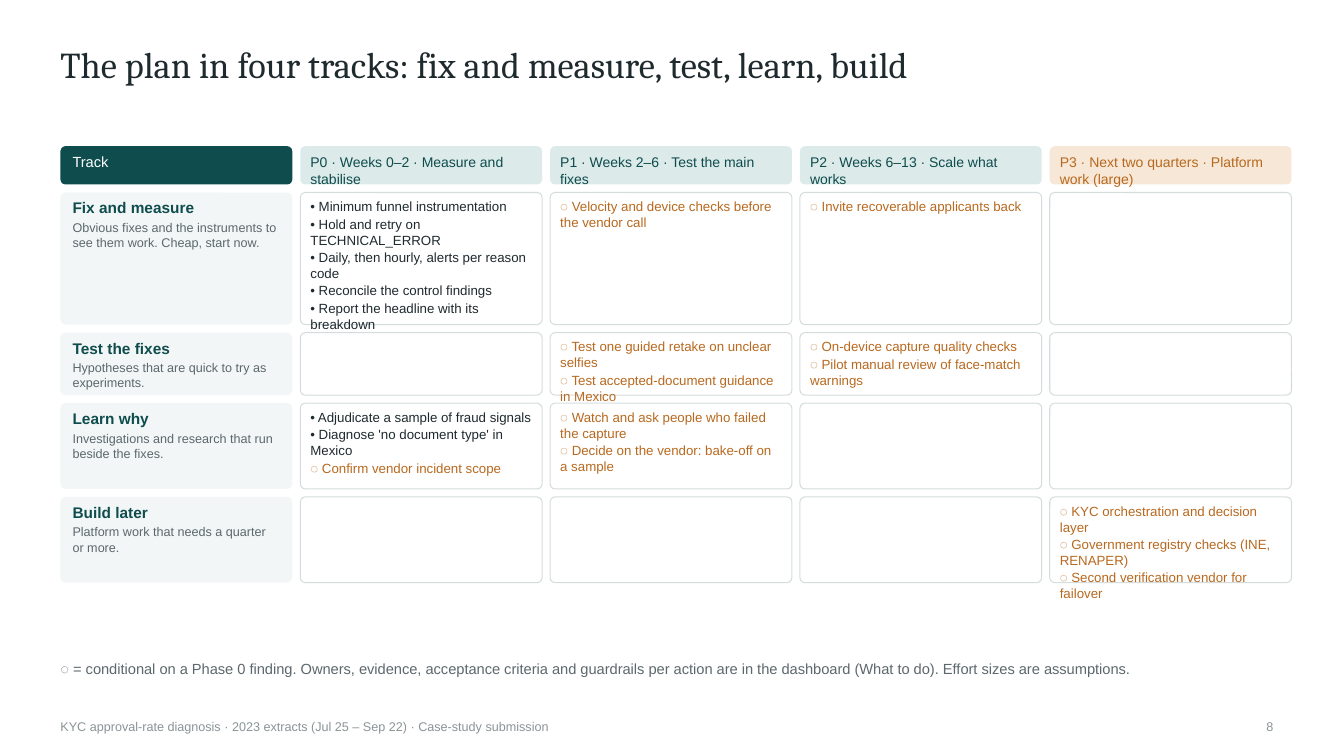
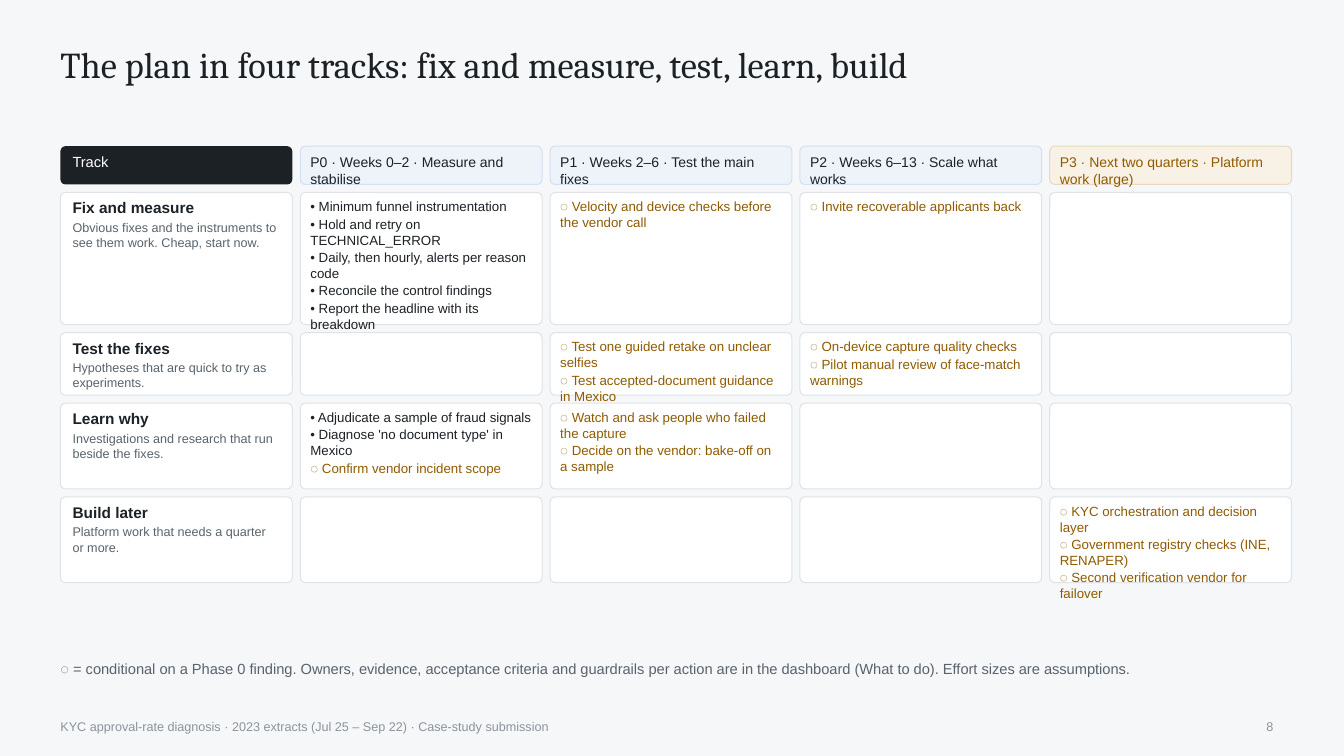
Before and after one commit to prosolkin/arq-kyc, a slide deck: slide 8 of analysis/export/kyc-approval-deck.pptx. Drawn at 1344x756 pixels with LibreOffice and Linux fonts; fonts in the diff are those of the drawing. Boxes give left, top, right and bottom in pixels: in the first picture for what was removed or moved away, otherwise in the second. Text is boxed around its words. In the diff, an @@ line names an element or a change of style, - is before the commit and + after.

```diff
--- a/analysis/export/kyc-approval-deck.pptx
+++ b/analysis/export/kyc-approval-deck.pptx
@@ background #FFFFFF to #F6F7F8 @@
@@ rounded rectangle at [60,146,292,185]: fill #0F4C4D to #1C2126 @@
@@ fill #DCEAE9 to #EEF3FA; outline none to #D3E0F2 0.75 pt in 3 elements at [300,146,542,185], [551,146,792,185], [801,146,1043,185] @@
@@ rounded rectangle at [1050,146,1292,185]: fill #F6E7D6 to #F8F1E6; outline none to #EAD9BE 0.75 pt @@
@@ text colour #0F4C4D to #1C2126 in 3 elements at [310,157,503,185], [560,157,754,185], [810,157,998,185] @@
@@ text "Fix and measure" at [73,202,277,250]: text colour #0F4C4D to #1C2126 in "Fix and measure"; text colour #5C686C to #59636D in "Obvious fixes and the instruments to see ..." @@
@@ text "Test the fixes" at [73,343,266,390]: text colour #0F4C4D to #1C2126 in "Test the fixes"; text colour #5C686C to #59636D in "Hypotheses that are quick to try as ..." @@
@@ text "Learn why" at [73,413,273,458]: text colour #0F4C4D to #1C2126 in "Learn why"; text colour #5C686C to #59636D in "Investigations and research that run beside the ..." @@
@@ text "• Adjudicate a sample of ..." at [310,412,531,476]: text colour #1F2A2E to #1C2126 in "• Adjudicate a sample of fraud signals", "• Diagnose 'no document type' in Mexico"; text colour #B8691F to #8F5B00 in "◌ Confirm vendor incident scope" @@
@@ fill #F3F6F6 to #FFFFFF; outline none to #DFE3E7 0.75 pt in 4 elements at [60,193,292,325], [60,333,292,395], [60,403,292,489], [60,497,292,583] @@
@@ text "Build later" at [73,507,266,552]: text colour #0F4C4D to #1C2126 in "Build later"; text colour #5C686C to #59636D in "Platform work that needs a quarter or ..." @@
@@ outline #D5DCDD 0.75 pt to #DFE3E7 0.75 pt in 7 elements at [551,193,792,325], [801,193,1043,325], [551,333,792,395], [801,333,1043,395], [300,403,542,489], [551,403,792,489], [1050,497,1292,583] @@
@@ text colour #B8691F to #8F5B00 in 7 elements at [1060,157,1263,187], [560,201,772,227], [822,201,1021,214], [560,341,774,401], [810,341,1021,388], [560,412,772,474], [1060,506,1270,582] @@
```
Also in this commit, not shown: 22 other slides changed, 1 slide added, 1 slide removed, 7 other files.
